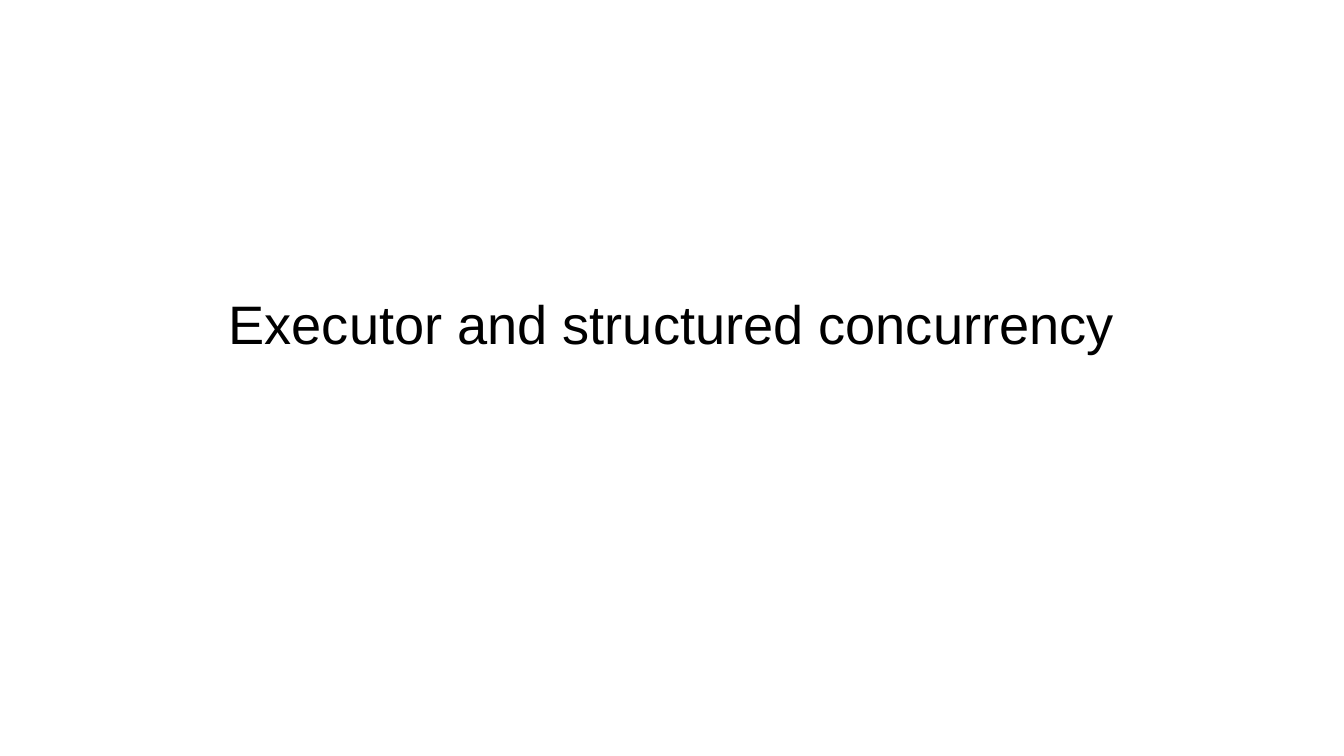
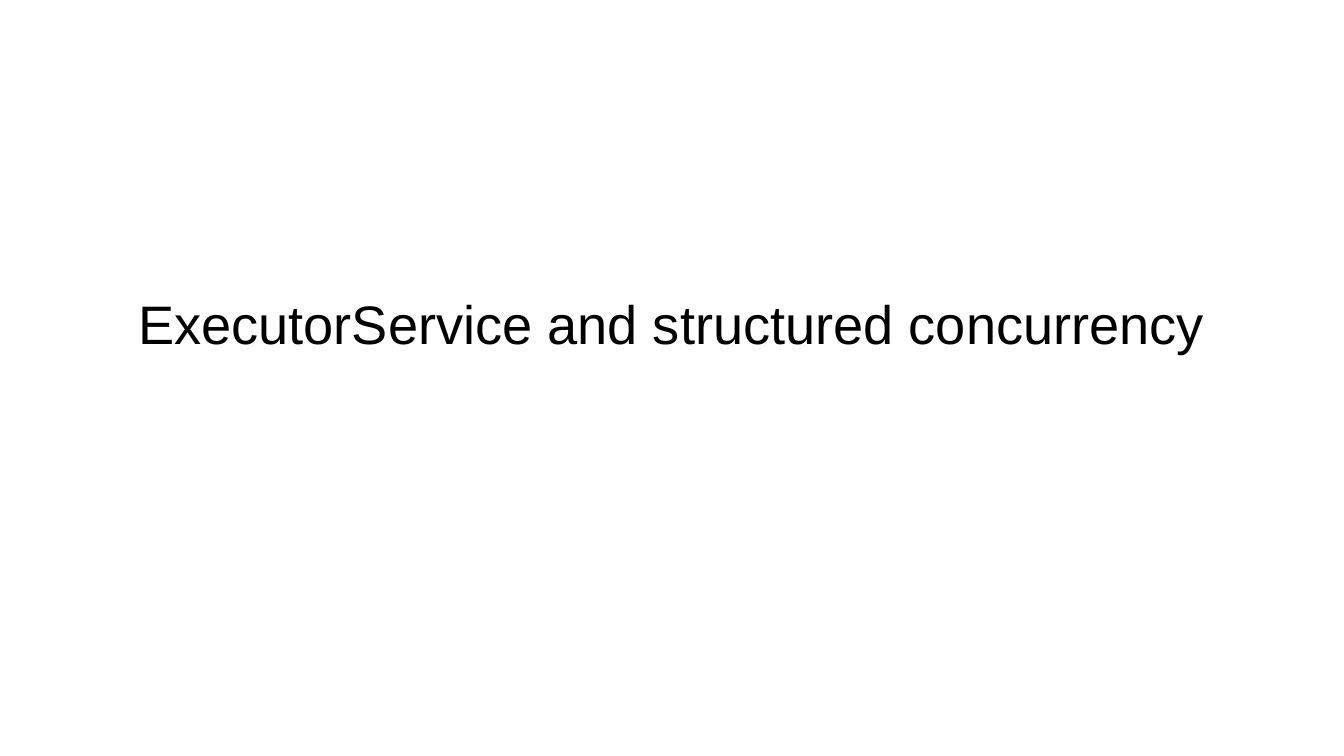
Before and after one commit to forax/loom-fiber, a slide deck: slide 41 of loom is looming.odp. Drawn at 1344x756 pixels with LibreOffice and Linux fonts; fonts in the diff are those of the drawing. Boxes give left, top, right and bottom in pixels: in the first picture for what was removed or moved away, otherwise in the second. Text is boxed around its words. In the diff, an @@ line names an element or a change of style, - is before the commit and + after.

```diff
--- a/loom is looming.odp
+++ b/loom is looming.odp
@@ subtitle at <box>138,304,1204,353</box>: text changed @@
-Executor and structured concurrency
+ExecutorService and structured concurrency
```
Also in this commit, not shown: 10 other slides changed, 1 other file.
